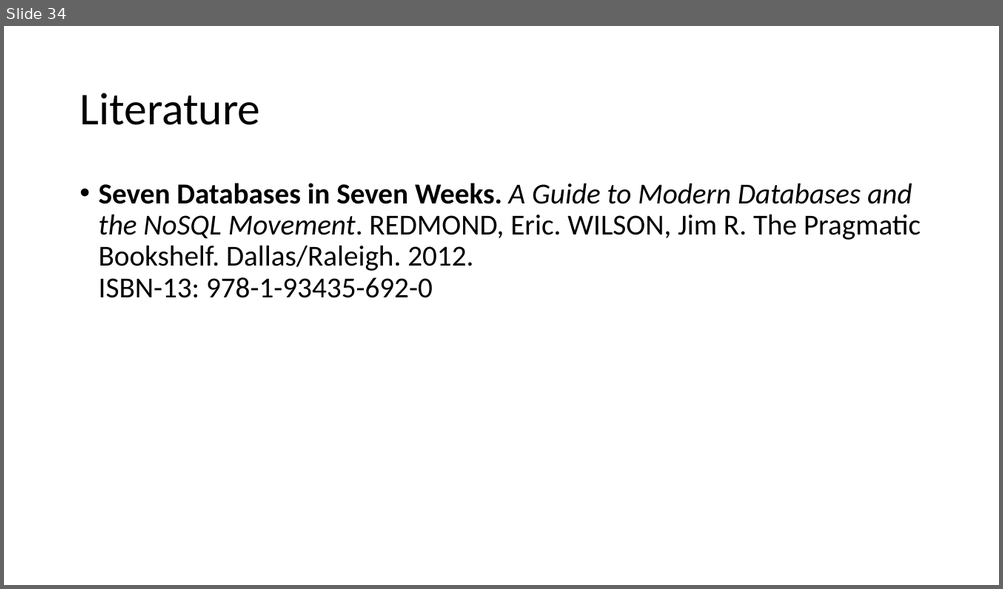
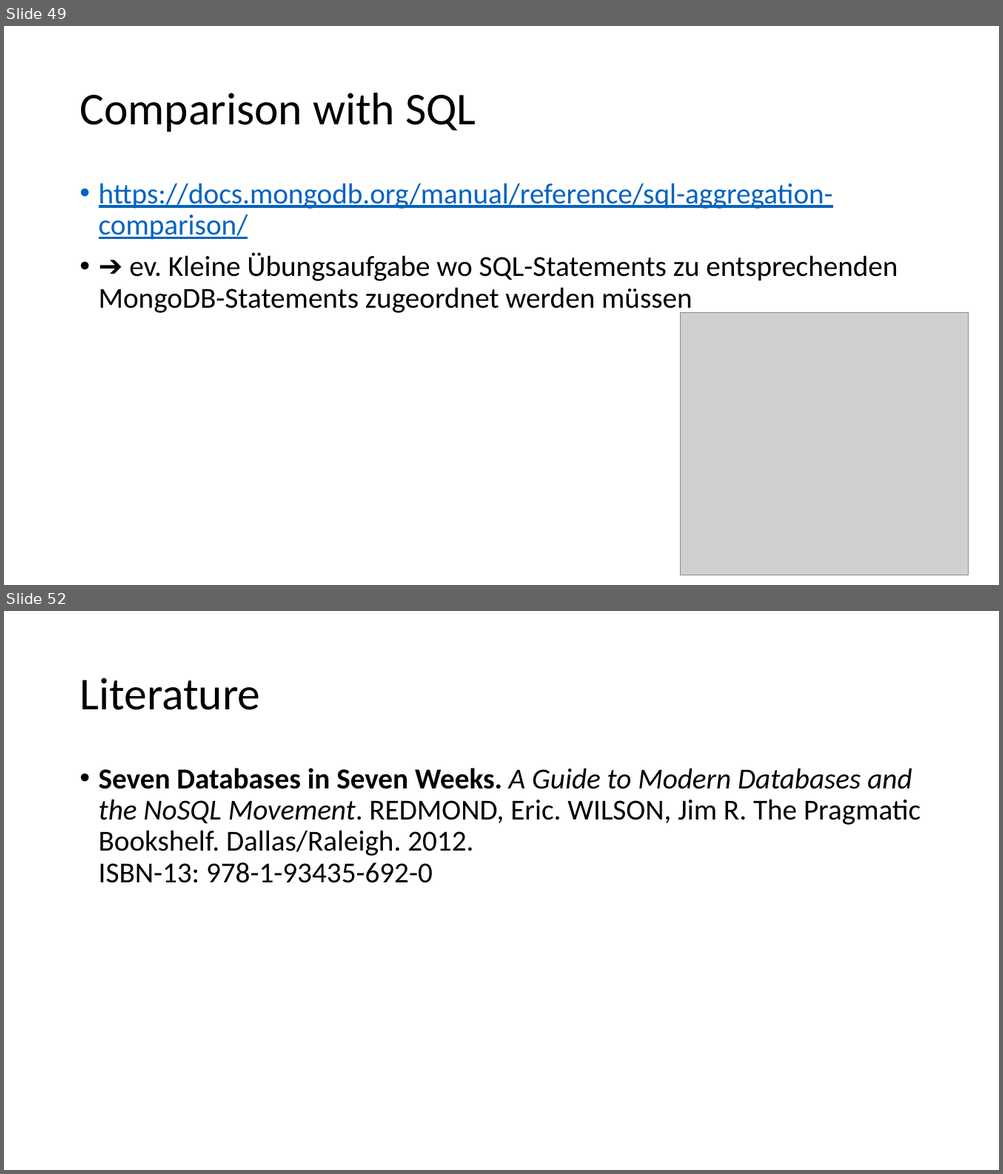
Before and after one commit to tiefenauer/m101j, a slide deck: m101j.pptx. Shown one above the other, each under a label of ours: slide 34 before the commit, slides 49 and 52 after it; the slides between them are not shown. The pictures are 1003x589 and 1003x1174 pixels, drawn with LibreOffice and Linux fonts; fonts in the diff are those of the drawing; grey boxes stand for pictures. Boxes give left, top, right and bottom in pixels: in the first picture for what was removed or moved away, otherwise in the second. Text is boxed around its words. In the diff, an @@ line names an element or a change of style, - is before the commit and + after.

```diff
--- a/m101j.pptx
+++ b/m101j.pptx
@@ slide 49 added at (4, 26, 999, 585), background #FFFFFF @@
@@ title added at (79, 93, 476, 132), 44 pt, text #000000 @@
+Comparison with SQL
@@ text added at (99, 183, 897, 315), 28 pt, text #000000 @@
+• https://docs.mongodb.org/manual/reference/sql-aggregation-comparison/
+• ➔ ev. Kleine Übungsaufgabe wo SQL-Statements zu entsprechenden MongoDB-Statements zugeordnet werden müssen
@@ picture added at (680, 312, 968, 576) @@
@@ what was slide 34 is now slide 52 @@
```
Also in this commit, not shown: 1 slide changed, 17 other slides added.
